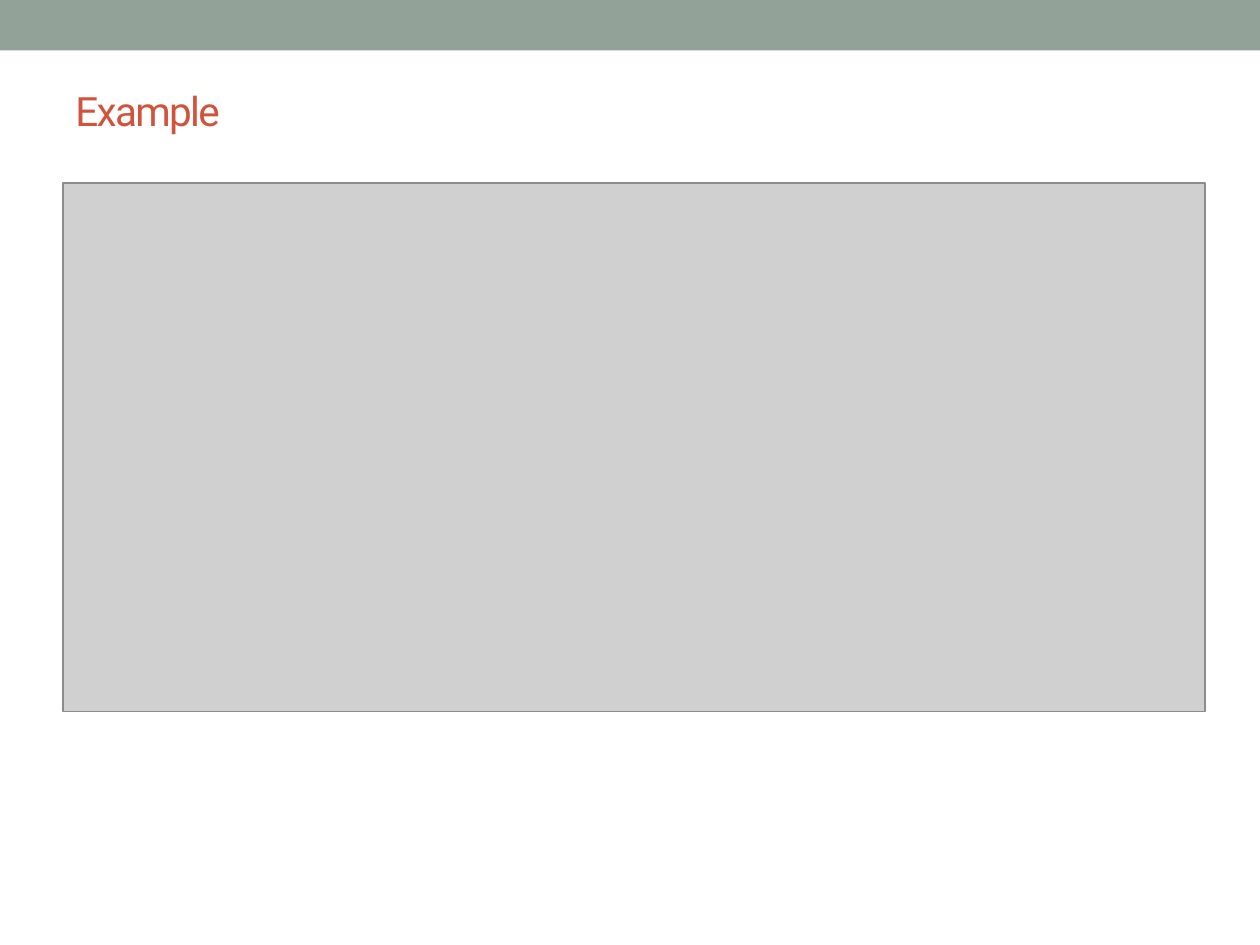
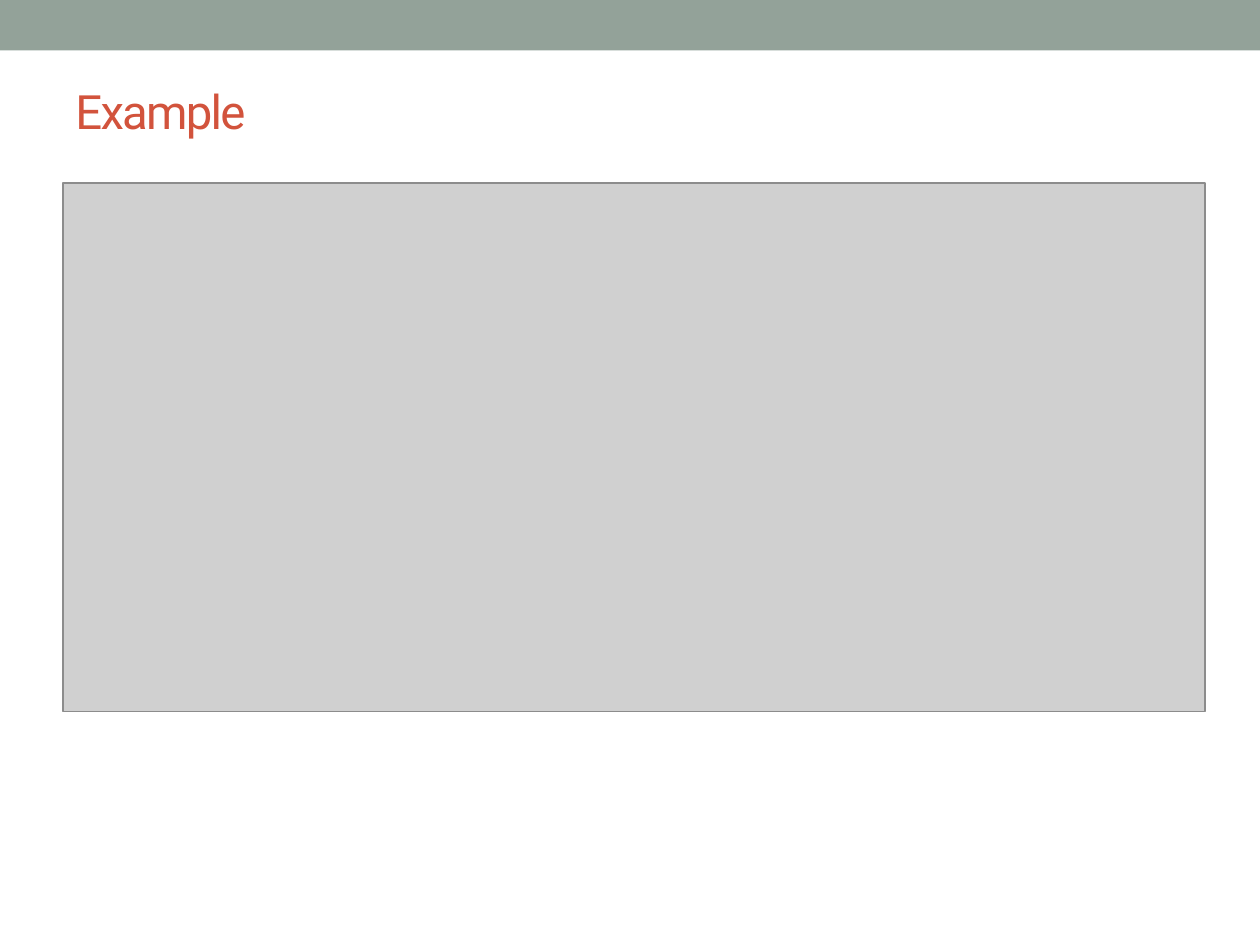
Before and after one commit to hhadah/urban-econ, a slide deck: slide 23 of slides/ppslides/ButtonMLODiscrimination21Oct2021.pptx. Drawn at 1260x945 pixels with LibreOffice and Linux fonts; fonts in the diff are those of the drawing; grey boxes stand for pictures. Boxes give left, top, right and bottom in pixels: in the first picture for what was removed or moved away, otherwise in the second. Text is boxed around its words. In the diff, an @@ line names an element or a change of style, - is before the commit and + after.

```diff
--- a/slides/ppslides/ButtonMLODiscrimination21Oct2021.pptx
+++ b/slides/ppslides/ButtonMLODiscrimination21Oct2021.pptx
@@ title "Example" at (75,93,245,139): size 23.1 to 27 pt @@
```
Also in this commit, not shown: 12 other slides changed, 46 other files.
